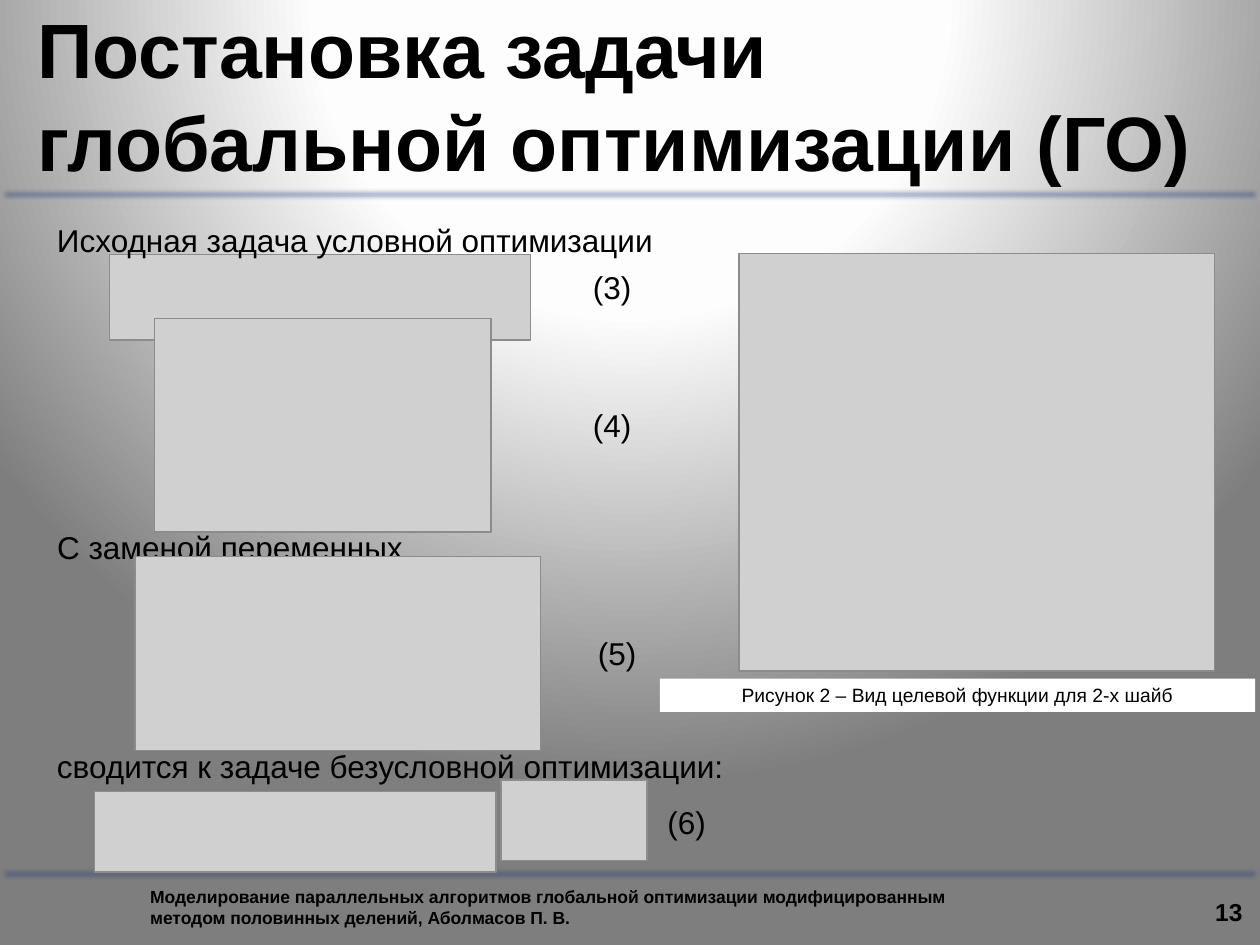
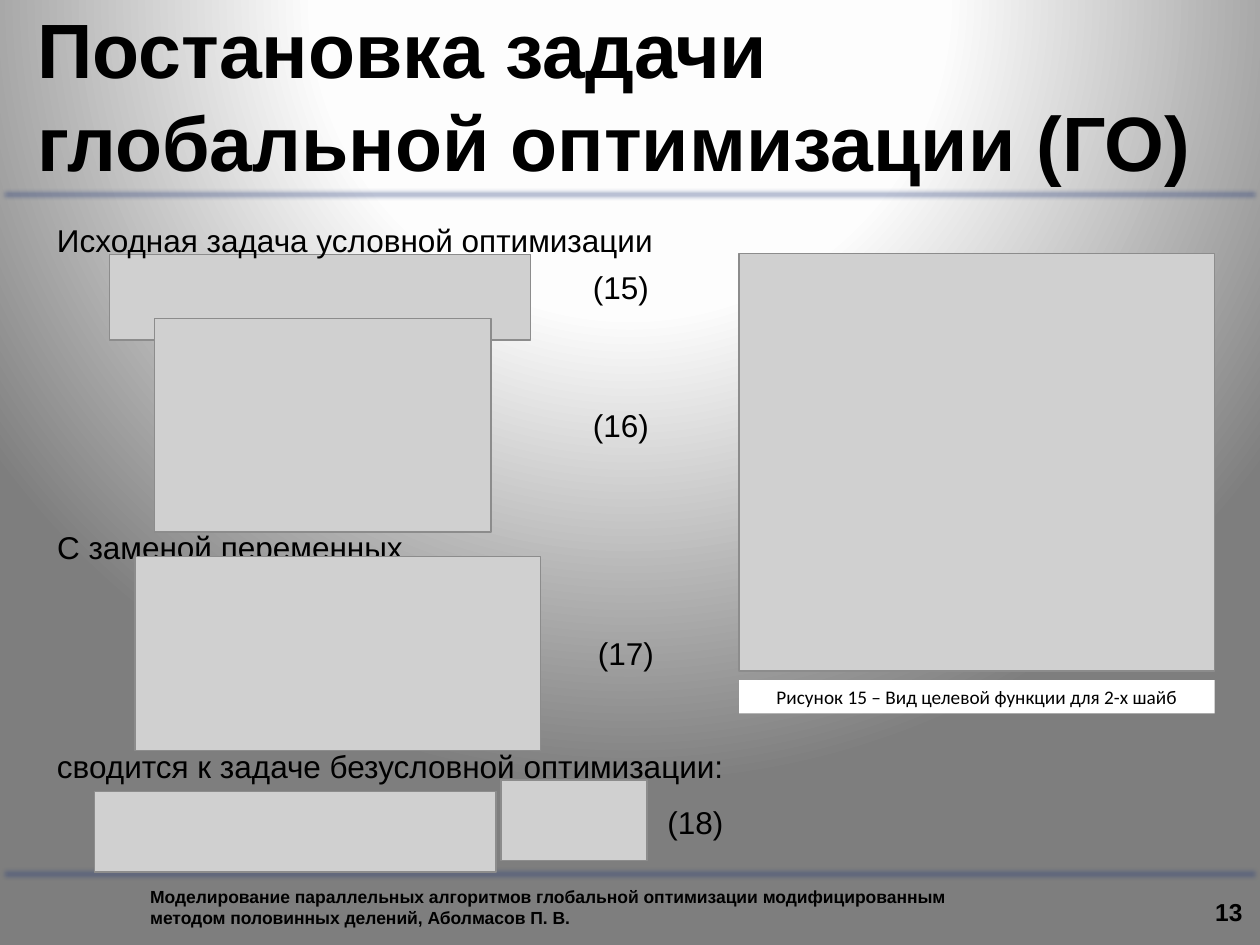
Before and after one commit to graf-abolmasov/PGraph, a slide deck: slide 13 of documentation/Презентация.pptx. Drawn at 1260x945 pixels with LibreOffice and Linux fonts; fonts in the diff are those of the drawing; grey boxes stand for pictures; background and template pictures are left out. Boxes give left, top, right and bottom in pixels: in the first picture for what was removed or moved away, otherwise in the second. Text is boxed around its words. In the diff, an @@ line names an element or a change of style, - is before the commit and + after.

```diff
--- a/documentation/Презентация.pptx
+++ b/documentation/Презентация.pptx
@@ text at box(593, 276, 649, 305): text changed @@
-(3)
+(15)
@@ text at box(593, 414, 649, 443): text changed @@
-(4)
+(16)
@@ text at box(598, 642, 654, 671): text changed @@
-(5)
+(17)
@@ rectangle "Рисунок 15 – Вид целевой ...": place and size @@
-rectangle "Рисунок 15 – Вид целевой ..." at box(660, 679, 1256, 712)
+rectangle "Рисунок 15 – Вид целевой ..." at box(740, 680, 1215, 713)
@@ text in rectangle at box(776, 691, 1177, 708): text changed; font Arial to Calibri @@
-Рисунок 2 – Вид целевой функции для 2-х шайб
+Рисунок 15 – Вид целевой функции для 2-х шайб
@@ text at box(667, 811, 723, 840): text changed @@
-(6)
+(18)
```
Also in this commit, not shown: 10 other slides changed, 1 slide added, 1 other file.
